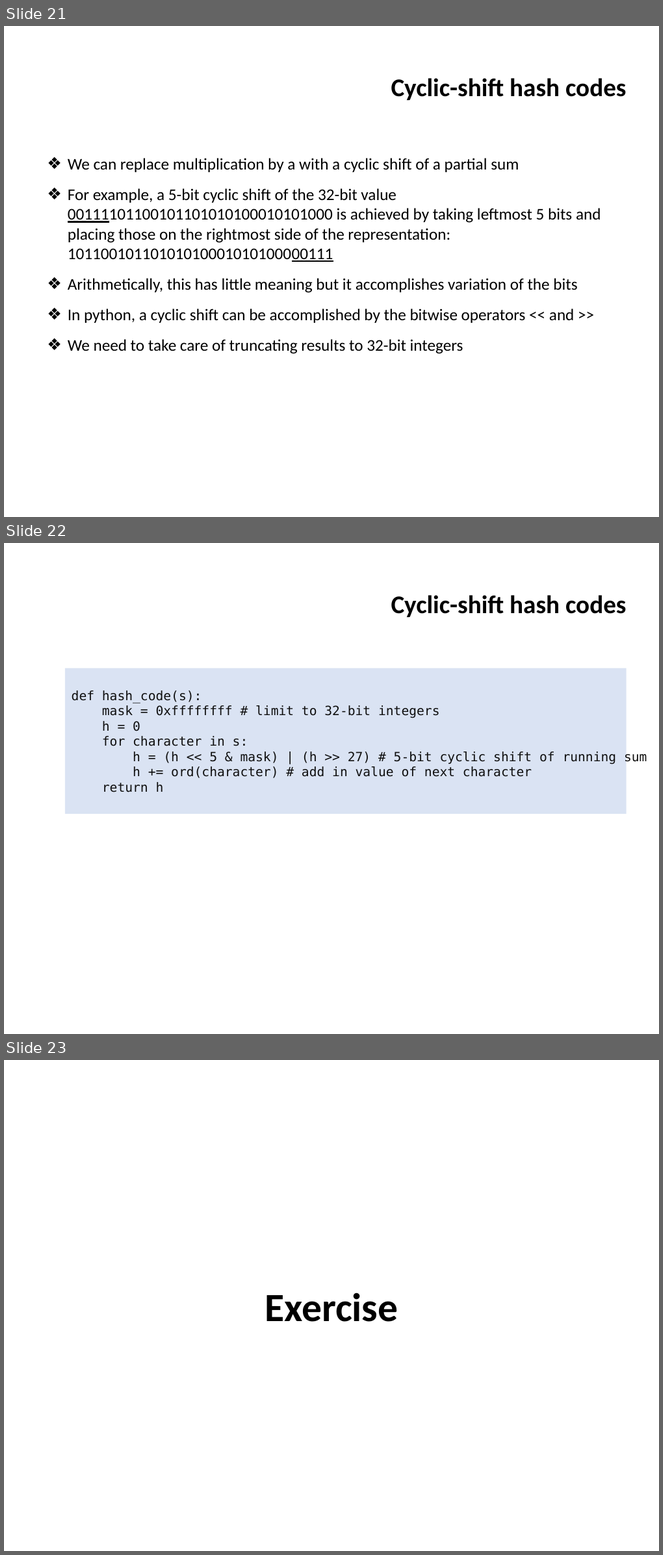
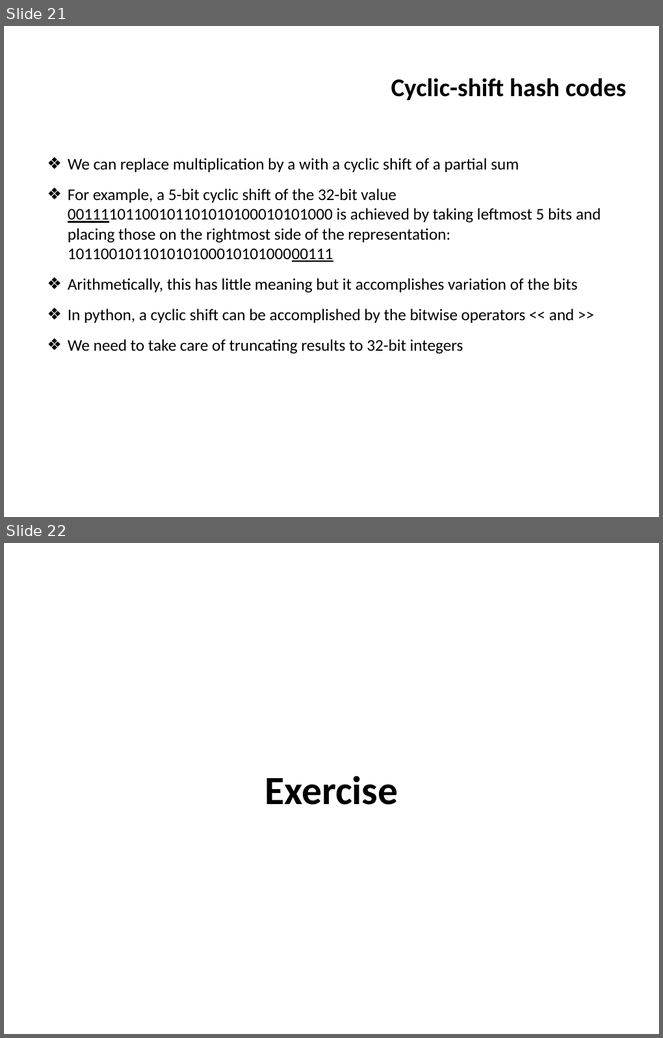
Before and after one commit to ifromm/dsa, a slide deck: slides/unit_5_hashtables.pptx. Shown one above the other, each under a label of ours: slides 21, 22 and 23 before the commit, slides 21 and 22 after it. The pictures are 663x1555 and 663x1038 pixels, drawn with LibreOffice and Linux fonts; fonts in the diff are those of the drawing; background and template pictures are left out. Boxes give left, top, right and bottom in pixels: in the first picture for what was removed or moved away, otherwise in the second. Text is boxed around its words. In the diff, an @@ line names an element or a change of style, - is before the commit and + after.

```diff
--- a/slides/unit_5_hashtables.pptx
+++ b/slides/unit_5_hashtables.pptx
@@ slide 22 removed at <box>4,543,659,1034</box>, background picture (left out); not listed: 1 template element that a slide beside it also shows @@
@@ title removed at <box>391,595,627,617</box> @@
-Cyclic-shift hash codes
@@ rectangle removed at <box>65,668,627,814</box> @@
-def hash_code(s):
-mask = 0xffffffff # limit to 32-bit integers
-h = 0
-for character in s:
-h = (h << 5 & mask) | (h >> 27) # 5-bit cyclic shift of running sum
-h += ord(character) # add in value of next character
-return h
@@ what was slide 23 is now slide 22 @@
```
Also in this commit, not shown: 1 slide changed, 2 other files.
